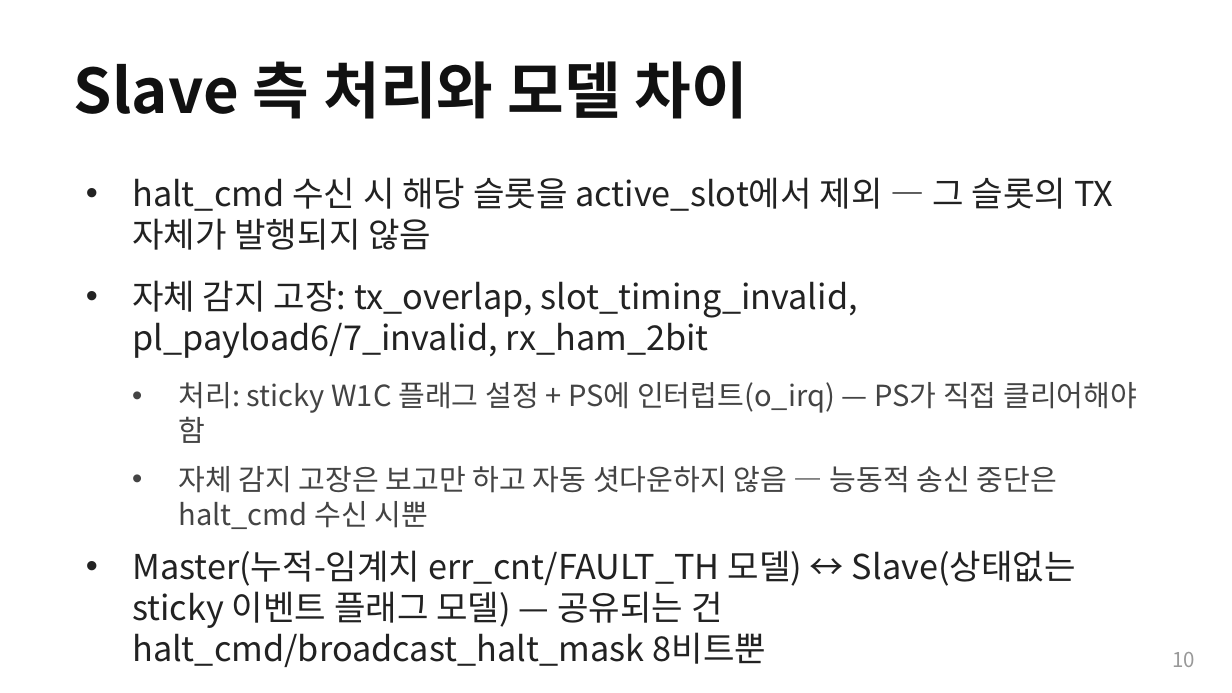
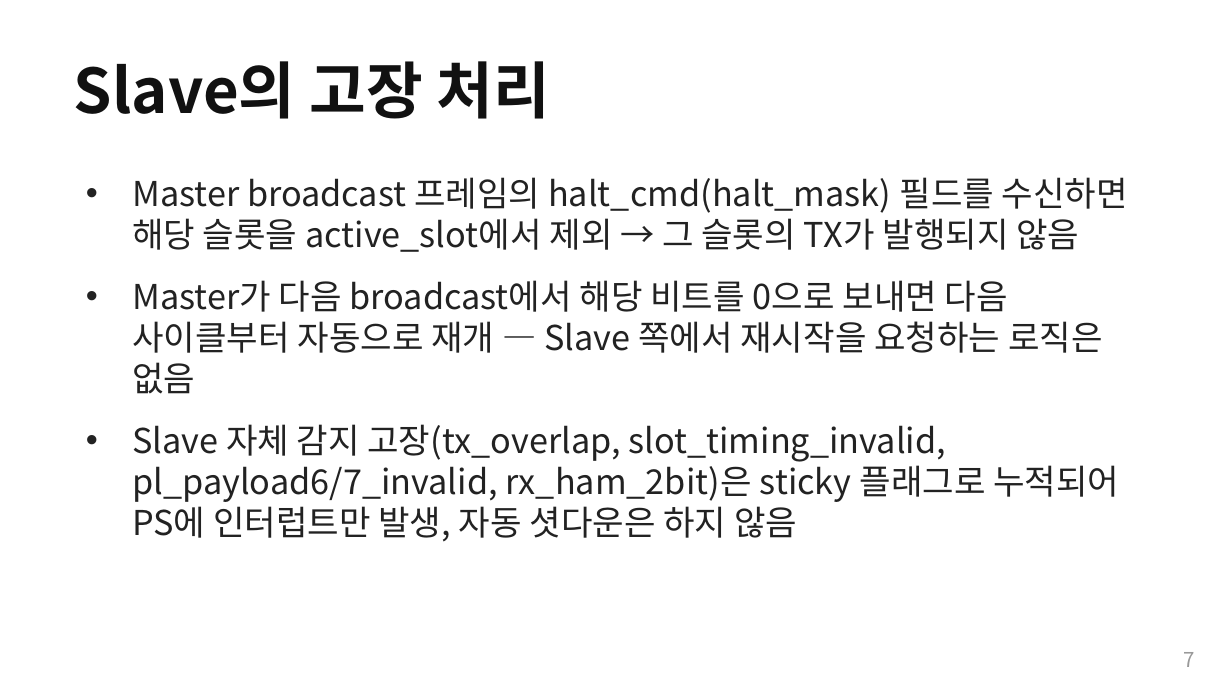
Before and after one commit to Woodong02/SoC_Design_and_Programming, a slide deck: slide 7 of section3_part2_internals.pptx (slide 10 before the commit). Drawn at 1232x693 pixels with LibreOffice and Linux fonts; fonts in the diff are those of the drawing. Boxes give left, top, right and bottom in pixels: in the first picture for what was removed or moved away, otherwise in the second. Text is boxed around its words. In the diff, an @@ line names an element or a change of style, - is before the commit and + after.

```diff
--- a/section3_part2_internals.pptx
+++ b/section3_part2_internals.pptx
@@ text at <box>74,61,550,119</box>: text changed @@
-Slave 측 처리와 모델 차이
+Slave의 고장 처리
@@ text at <box>132,177,1128,542</box>: text changed @@
-• halt_cmd 수신 시 해당 슬롯을 active_slot에서 제외 — 그 슬롯의 TX 자체가 발행되지 않음
-• 자체 감지 고장: tx_overlap, slot_timing_invalid, pl_payload6/7_invalid, rx_ham_2bit
-  • 처리: sticky W1C 플래그 설정 + PS에 인터럽트(o_irq) — PS가 직접 클리어해야 함
-  • 자체 감지 고장은 보고만 하고 자동 셧다운하지 않음 — 능동적 송신 중단은 halt_cmd 수신 시뿐
-• Master(누적-임계치 err_cnt/FAULT_TH 모델) ↔ Slave(상태없는 sticky 이벤트 플래그 모델) — 공유되는 건 halt_cmd/broadcast_halt_mask 8비트뿐
+• Master broadcast 프레임의 halt_cmd(halt_mask) 필드를 수신하면 해당 슬롯을 active_slot에서 제외 → 그 슬롯의 TX가 발행되지 않음
+• Master가 다음 broadcast에서 해당 비트를 0으로 보내면 다음 사이클부터 자동으로 재개 — Slave 쪽에서 재시작을 요청하는 로직은 없음
+• Slave 자체 감지 고장(tx_overlap, slot_timing_invalid, pl_payload6/7_invalid, rx_ham_2bit)은 sticky 플래그로 누적되어 PS에 인터럽트만 발생, 자동 셧다운은 하지 않음
@@ text at <box>1184,652,1195,667</box>: text changed @@
-10
+7
```
Also in this commit, not shown: 4 other slides changed, 2 slides added, 4 slides removed, 5 other files.
